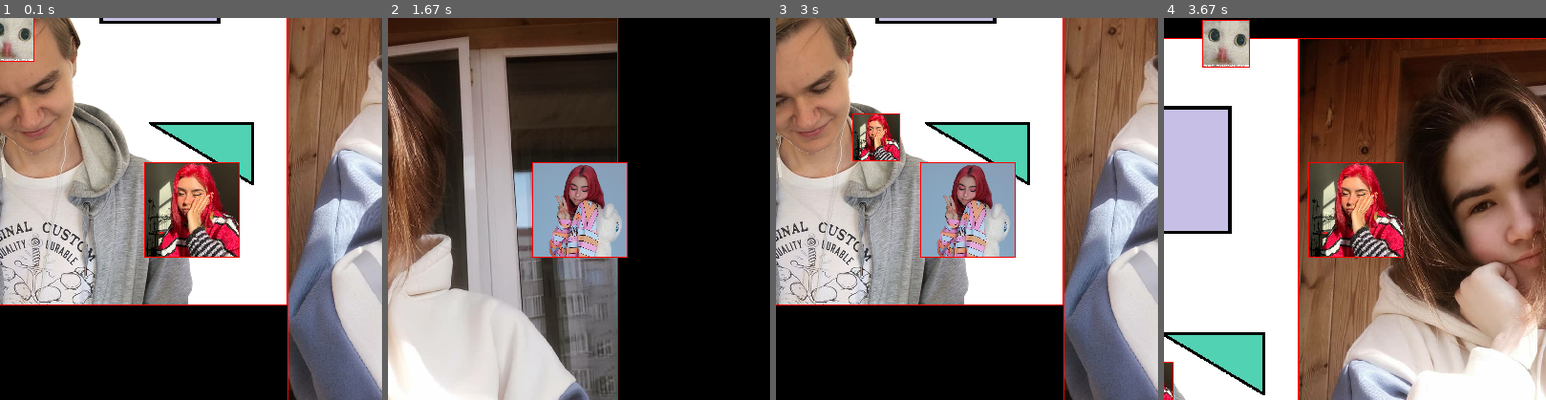
Above: before the commit, frames 1-4 (left to right).
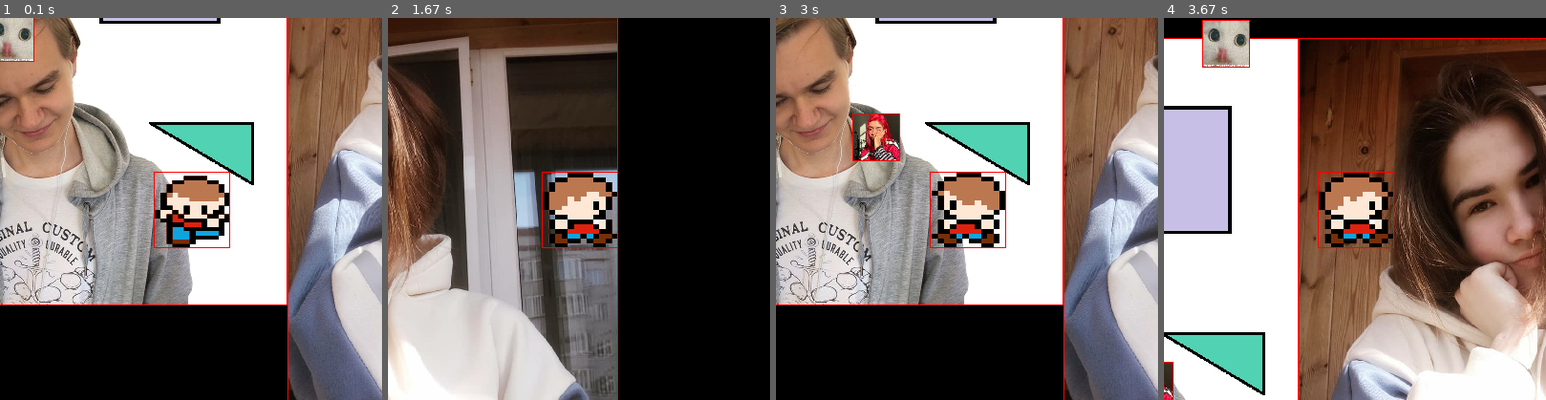
Above: after the commit, the same moments.

Repository: vityaman/Pygame2DGameEngine
Game: pygame game, started from main.py
Two runs of this game, one before a commit and one after it. Both use one fixed random seed, a clock stepped at 60 frames per second and the inputs below.
Inputs:
- Up to frame 1 (0.1 s): no input
- Up to frame 2 (1.67 s): hold D 0.33-0.8 s; hold W 0.83-1.13 s; hold D 1.17-1.63 s
- Up to frame 3 (3 s): hold A 1.67-2.2 s; hold S 2.23-2.53 s; hold A 2.57-2.97 s
- Up to frame 4 (3.67 s): hold W 3-3.37 s; hold D from 3.4 s (still down)
The pictures show only the part of the screen within x 25-75%, y 25-75%; the shares and areas given below are measured in that part.

The runs differ from the first frame. In frame 1, 6.1% of the frame differs, in the area x 37-63%, y 37-63%; in frame 2, 6.1%; in frame 3, 6.2%; in frame 4, 6.0%.

Commit message:
add various animations to Character, edit AnimatedImage and other

Diff:
--- a/game_objects/character.py
+++ b/game_objects/character.py
@@ -1,17 +1,28 @@
 import pygame
 
 from game_objects.collidable_movable_objects import CollidableMovableObject
-from game_objects.drawables import IDrawable
+from game_objects.drawables import AnimatedImage
+from game_objects.movable_object import Direction
 
 
 class Character(CollidableMovableObject):
-    def __init__(self, rect: pygame.rect.Rect, drawable: IDrawable, layer: int,
+    def __init__(self, rect: pygame.rect.Rect,
+                 animation_right: AnimatedImage, animation_left: AnimatedImage,
+                 animation_up: AnimatedImage, animation_down: AnimatedImage,
+                 layer: int,
                  velocity: int, angle: float):
-        super().__init__(rect, drawable, layer, 0, angle)
+        super().__init__(rect, animation_down, layer, 0, angle)
         self.max_velocity = velocity
+
+        self.animations = {
+            Direction.RIGHT: animation_right,
+            Direction.LEFT: animation_left,
+            Direction.DOWN: animation_down,
+            Direction.UP: animation_up
+        }
 
     def direct(self, angle):
         self.angle = angle
+        self.drawable = self.animations[Direction.of(angle)]
         self.velocity = self.max_velocity
         self.move()
-        self.velocity = 0
--- a/game_objects/drawables.py
+++ b/game_objects/drawables.py
@@ -19,7 +19,7 @@
 
 
 def load_image(path: str, scale: tuple, color_key: tuple = None):
-    image = pygame.image.load(path)
+    image = pygame.image.load(path).convert()
     image = pygame.transform.scale(image, scale)
     if color_key is not None:
         image.set_colorkey(color_key)
@@ -50,18 +50,17 @@
 
 
 class AnimatedImage(IDrawable):
-    def __init__(self, images: list, animation_duration: int, shift_x=0, shift_y=0):
+    def __init__(self, images: list, image_duration: int, shift_x=0, shift_y=0):
         self.images = images
         self.shift_x = shift_x
         self.shift_y = shift_y
-        self.animation_duration = animation_duration + 1
-        self.image_duration = animation_duration // len(images)
+        self.animation_duration = image_duration * len(images)
+        self.image_duration = image_duration
         self.counter = 0
 
     def tick(self):
-        self.counter = (self.counter + 1) % (self.animation_duration - 1)
+        self.counter = (self.counter + 1) % self.animation_duration
 
     def draw(self, canvas, x: int, y: int):
-        print(self.counter, self.counter // self.image_duration)
         canvas.blit(self.images[self.counter // self.image_duration], (x + self.shift_x, y + self.shift_y))
         self.tick()
--- a/game_objects/movable_object.py
+++ b/game_objects/movable_object.py
@@ -13,6 +13,16 @@
     UP_LEFT     = - 3 * pi / 4
     DOWN_RIGHT  = pi / 4
     DOWN_LEFT   = 3 * pi / 4
+
+    @staticmethod
+    def of(angle: float):
+        if Direction.UP_LEFT < angle < Direction.UP_RIGHT:
+            return Direction.UP
+        if Direction.DOWN_RIGHT < angle < Direction.DOWN_LEFT:
+            return Direction.DOWN
+        if Direction.UP_RIGHT <= angle <= Direction.DOWN_RIGHT:
+            return Direction.RIGHT
+        return Direction.LEFT
 
 
 def side_from(other, obj):
@@ -45,4 +55,5 @@
         return self.angle
 
     def move(self):
-        self.transfer(cos(self.get_angle()) * self.get_velocity(), sin(self.get_angle()) * self.get_velocity())
+        self.transfer(cos(self.get_angle()) * self.get_velocity(),
+                      sin(self.get_angle()) * self.get_velocity())
--- a/main.py
+++ b/main.py
@@ -19,16 +19,31 @@
     pygame.display.set_caption(settings.WINDOW_TITLE)
 
     player = Character(
-        rect=pygame.rect.Rect(0, 0, 100, 100),
-        drawable=drawable.AnimatedImage(
-            [
-                drawable.load_image('res\\img\\dora.jpg', (100, 100)),
-                drawable.load_image('res\\img\\dora1.jpg', (100, 100)),
-                drawable.load_image('res\\img\\ulianka.png', (100, 100))
-            ],
-            animation_duration=27,
-            shift_x=-100 // 2,
-            shift_y=-100 // 2),
+        rect=pygame.rect.Rect(0, 0, 80, 80),
+        animation_right=drawable.AnimatedImage([
+            drawable.load_image('res\\img\\player\\hr1.png', (80, 80), (255, 255, 255)),
+            drawable.load_image('res\\img\\player\\hr2.png', (80, 80), (255, 255, 255)),
+            drawable.load_image('res\\img\\player\\hr1.png', (80, 80), (255, 255, 255)),
+            drawable.load_image('res\\img\\player\\hr2.png', (80, 80), (255, 255, 255))
+        ], 10, -80 // 2, -80 // 2),
+        animation_left=drawable.AnimatedImage([
+            drawable.load_image('res\\img\\player\\hl1.png', (80, 80), (255, 255, 255)),
+            drawable.load_image('res\\img\\player\\hl2.png', (80, 80), (255, 255, 255)),
+            drawable.load_image('res\\img\\player\\hl1.png', (80, 80), (255, 255, 255)),
+            drawable.load_image('res\\img\\player\\hl2.png', (80, 80), (255, 255, 255))
+        ], 10, -80 // 2, -80 // 2),
+        animation_up=drawable.AnimatedImage([
+            drawable.load_image('res\\img\\player\\hu1.png', (80, 80), (255, 255, 255)),
+            drawable.load_image('res\\img\\player\\hu2.png', (80, 80), (255, 255, 255)),
+            drawable.load_image('res\\img\\player\\hu1.png', (80, 80), (255, 255, 255)),
+            drawable.load_image('res\\img\\player\\hu3.png', (80, 80), (255, 255, 255))
+        ], 10, -80 // 2, -80 // 2),
+        animation_down=drawable.AnimatedImage([
+            drawable.load_image('res\\img\\player\\hd1.png', (80, 80), (255, 255, 255)),
+            drawable.load_image('res\\img\\player\\hd2.png', (80, 80), (255, 255, 255)),
+            drawable.load_image('res\\img\\player\\hd1.png', (80, 80), (255, 255, 255)),
+            drawable.load_image('res\\img\\player\\hd3.png', (80, 80), (255, 255, 255))
+        ], 10, -80 // 2, -80 // 2),
         layer=99,
         velocity=10,
         angle=Direction.RIGHT)
--- a/scene.py
+++ b/scene.py
@@ -163,6 +163,10 @@
         if keys[pygame.K_d]:
             self.player.direct(Direction.RIGHT)
 
+        if self.player.intent_dx == 0 and self.player.intent_dy == 0:
+            self.player.drawable.counter -= 1
+        self.player.velocity = 0
+
     def draw_objects(self):
         self.window.fill((0, 0, 0))
         super().draw_objects()
Binary file added: res/img/player/hd1.png
Binary file added: res/img/player/hd2.png
Binary file added: res/img/player/hd3.png
Binary file added: res/img/player/hl1.png
Binary file added: res/img/player/hl2.png
Binary file added: res/img/player/hr1.png
Binary file added: res/img/player/hr2.png
Binary file added: res/img/player/hu1.png
Binary file added: res/img/player/hu2.png
Binary file added: res/img/player/hu3.png
